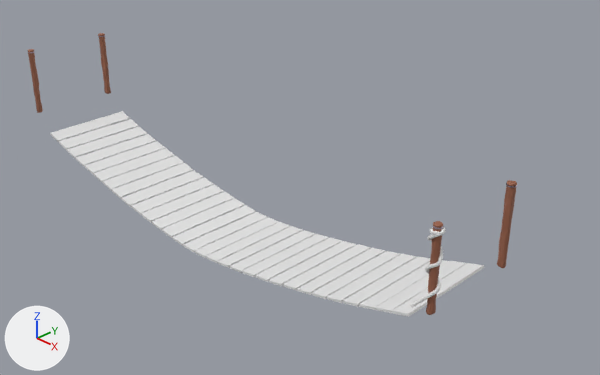
Before and after pictures for a commit that changed the Blender file Blender/bridge.blend.
The view is the same before and after, from a 50 mm lens placed at (7.11, -5.73, 4.36), pointed at (0.88, 0.42, 0.01). The lights are fixed; the arrows at lower left show +X, +Y and +Z.
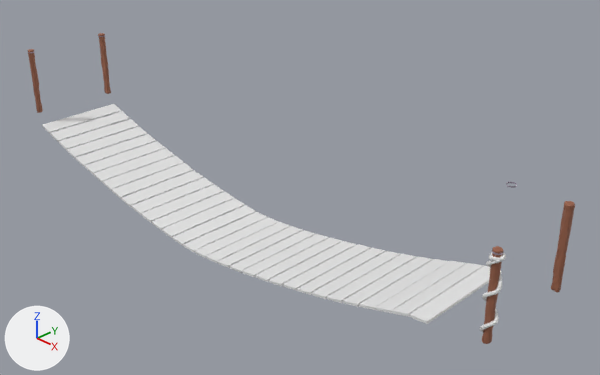
ob_beziercurve is not drawn itself; it is used by a modifier of ob_circle.

Pixel boxes (x1, y1, x2, y2) of what changed, in the pictures (600 x 375 px):
'Cylinder.004', moved
    before: (497, 180, 517, 268)
    after: (551, 201, 575, 293)
'Cube.030', added
    after: (410, 266, 502, 324)
'Cylinder.001', moved
    before: (426, 221, 443, 315)
    after: (482, 246, 503, 344)
'Circle', moved
    before: (410, 227, 446, 307)
    after: (480, 253, 506, 332)
'Cube.031', added
    after: (42, 104, 122, 133)
'Metal strap.003', moved
    before: (433, 226, 443, 229)
    after: (492, 251, 503, 255)

Edits to the bpy script that builds the scene:
```text
Change ob_cylinder_001:
    ob_cylinder_001.location: (3.531, -0.555, 0.492) -> (4.124, -0.555, 0.492)
Change ob_cylinder_004:
    ob_cylinder_004.location: (3.531, 0.573, 0.492) -> (4.124, 0.573, 0.492)
Change ob_beziercurve:
    ob_beziercurve.location: (3.486, -0.408, 0.909) -> (4.078, -0.408, 0.909)
Change ob_circle:
    ob_circle.location: (3.486, -0.408, 0.909) -> (4.078, -0.408, 0.909)
Add ob_cube_031:
    ob_cube_031 = bpy.data.objects.new('Cube.031', me_cube_024.copy())  # the mesh of ob_cube_029
    ob_cube_031.location = (-3.221, 0.001, -0.158)
    ob_cube_031.rotation_euler = (0.0, 0.279, 0.0)  # degrees (0, 16, 0)
    ob_cube_031.scale = (0.1, 0.599, -0.0139)
Add ob_cube_030:
    ob_cube_030 = bpy.data.objects.new('Cube.030', me_cube_024.copy())  # the mesh of ob_cube_029
    ob_cube_030.location = (3.436, -0.003, -0.058)
    ob_cube_030.rotation_euler = (0.0, -0.11, 0.0)  # degrees (0, -6.3, 0)
    ob_cube_030.scale = (0.1, 0.599, -0.0139)
```
